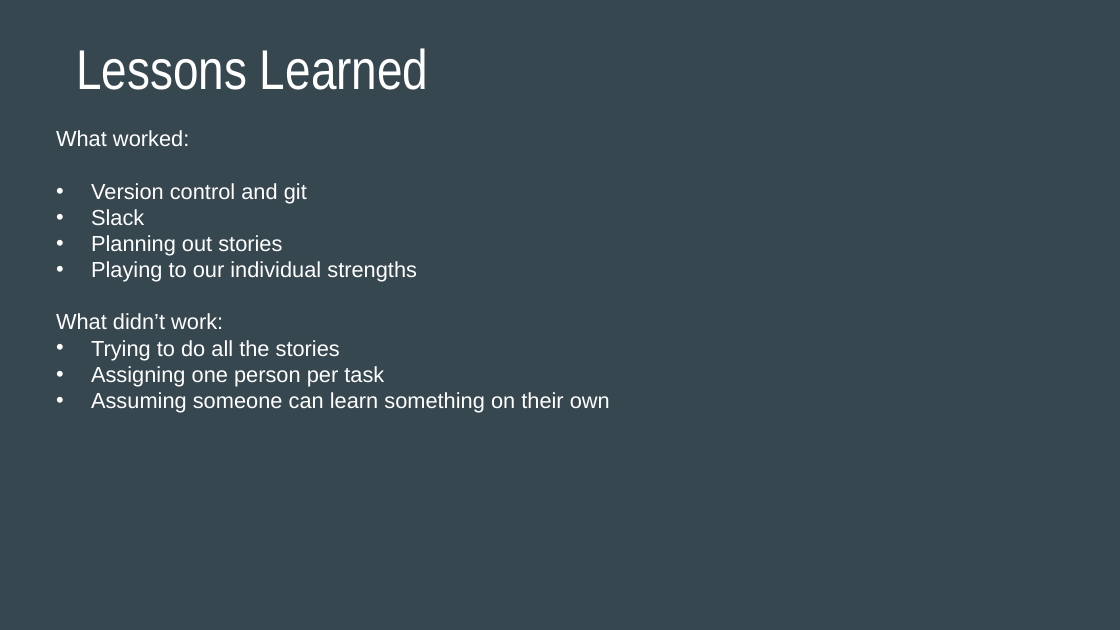
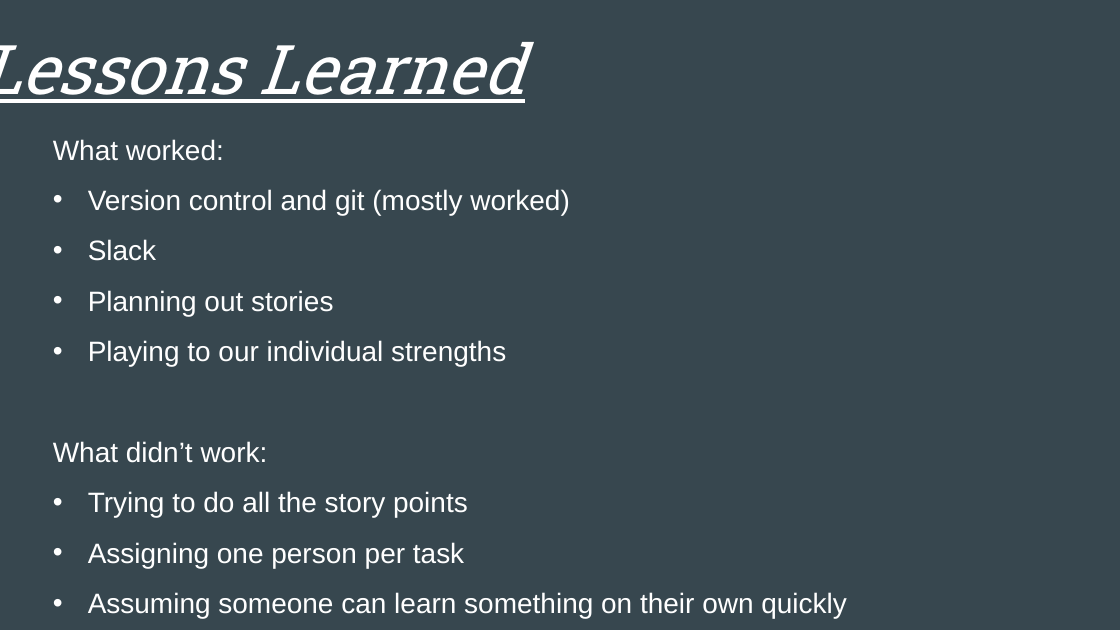
Before and after one commit to umitceylan/Visualizr, a slide deck: slide 9 of Documentation/SlugSoft_Visualizr Final Presentation .pptx. Drawn at 1120x630 pixels with LibreOffice and Linux fonts; fonts in the diff are those of the drawing. Boxes give left, top, right and bottom in pixels: in the first picture for what was removed or moved away, otherwise in the second. Text is boxed around its words. In the diff, an @@ line names an element or a change of style, - is before the commit and + after.

Commit message:
The Final Presentation is added

```diff
--- a/Documentation/SlugSoft_Visualizr Final Presentation .pptx
+++ b/Documentation/SlugSoft_Visualizr Final Presentation .pptx
@@ title "Lessons Learned" at (0, 42, 523, 103): size 36 to 44 pt, font Arial Narrow to Roboto Slab, italic on, underline on @@
@@ text "What worked:": place and size @@
-text "What worked:" at (56, 130, 610, 413)
+text "What worked:" at (53, 139, 847, 618)
@@ text at (53, 139, 506, 568): size 14 to 18 pt in "What worked:", "Slack", "Planning out stories", "Playing to our individual strengths" and 2 more places; line spacing 1 to 1.5 @@
@@ text at (88, 189, 570, 215): text changed; size 14 to 18 pt @@
-• Version control and git
+• Version control and git (mostly worked)
@@ text at (88, 491, 468, 517): text changed; size 14 to 18 pt @@
-• Trying to do all the stories
+• Trying to do all the story points
@@ text at (88, 592, 847, 618): text changed; size 14 to 18 pt @@
-• Assuming someone can learn something on their own
+• Assuming someone can learn something on their own quickly
```
Also in this commit, not shown: 6 other slides changed, 4 other files.
